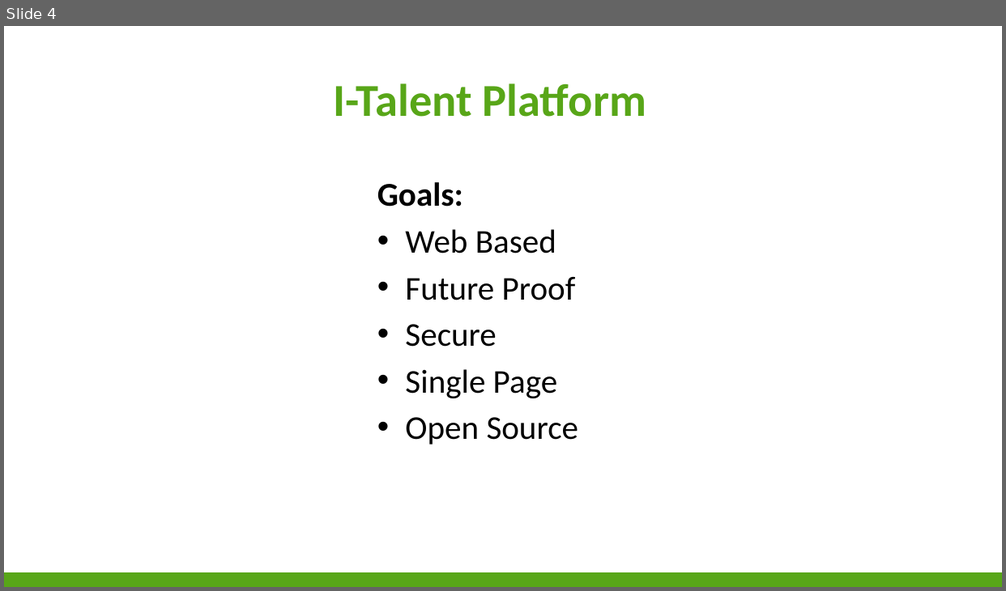
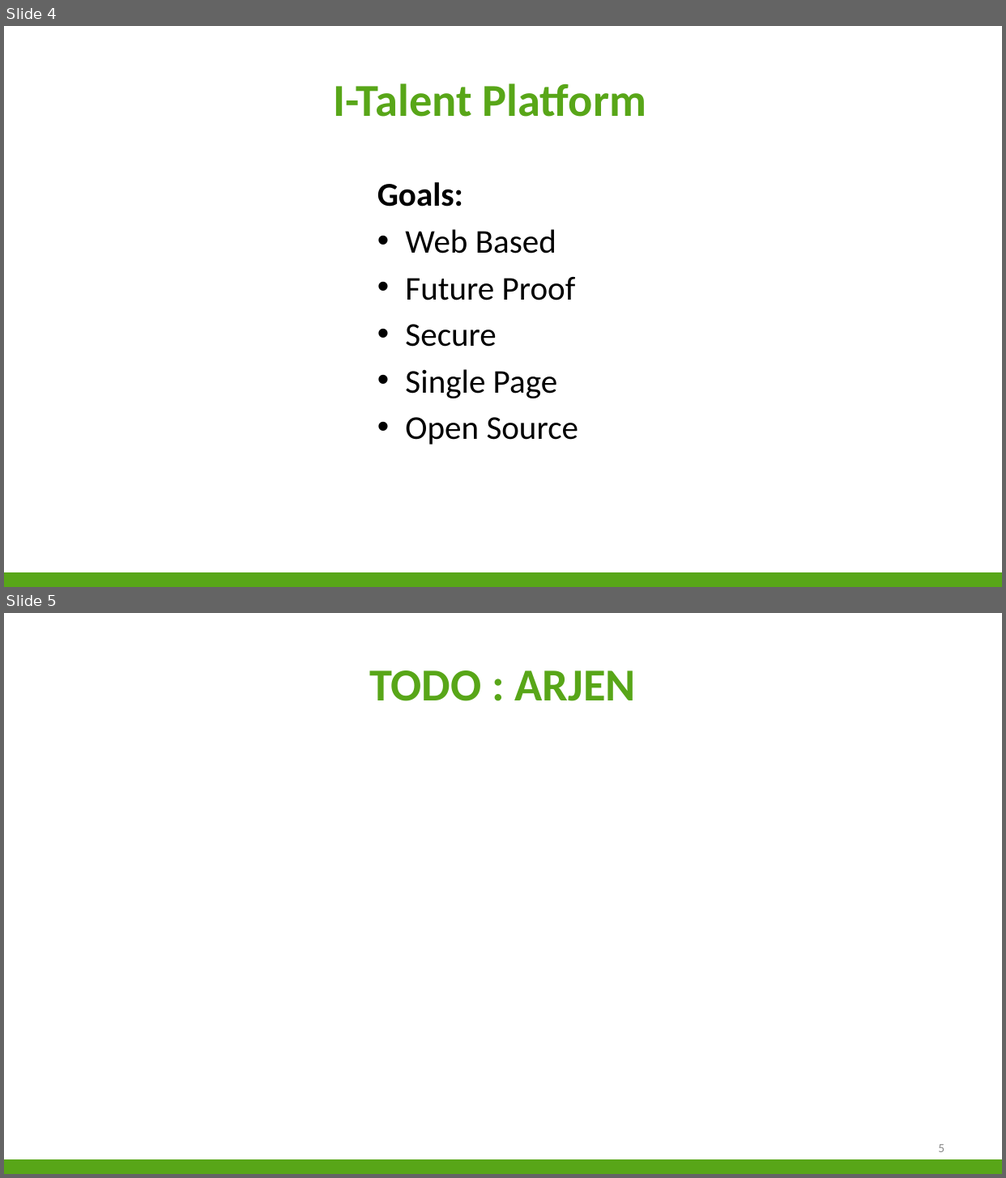
Before and after one commit to niekvandael/iTalent, a slide deck: italent/documents/english/EnglishPresentation.pptx. Shown one above the other, each under a label of ours: slide 4 before the commit, slides 4 and 5 after it. The pictures are 1006x591 and 1006x1178 pixels, drawn with LibreOffice and Linux fonts; fonts in the diff are those of the drawing; background and template pictures are left out. Boxes give left, top, right and bottom in pixels: in the first picture for what was removed or moved away, otherwise in the second. Text is boxed around its words. In the diff, an @@ line names an element or a change of style, - is before the commit and + after.

```diff
--- a/italent/documents/english/EnglishPresentation.pptx
+++ b/italent/documents/english/EnglishPresentation.pptx
@@ slide 5 added at (4, 613, 1002, 1174), background #FFFFFF; not listed: 1 template element that a slide beside it also shows @@
@@ title added at (369, 671, 636, 701), 44 pt, text #58A618, bold @@
+TODO : ARJEN
@@ page number added at (938, 1144, 944, 1152), 12 pt, text #898989 @@
+5
```
Also in this commit, not shown: 1 slide changed, 5 other slides added, 1 slide removed.
